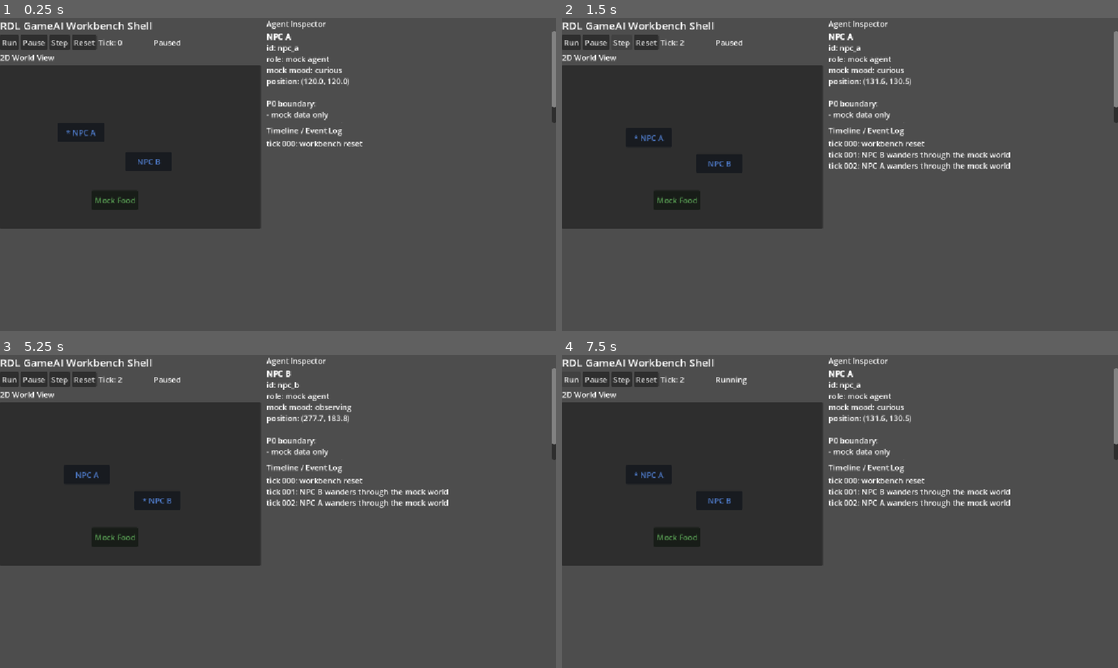
Above: before the commit, frames 1-4 (two rows, left to right).
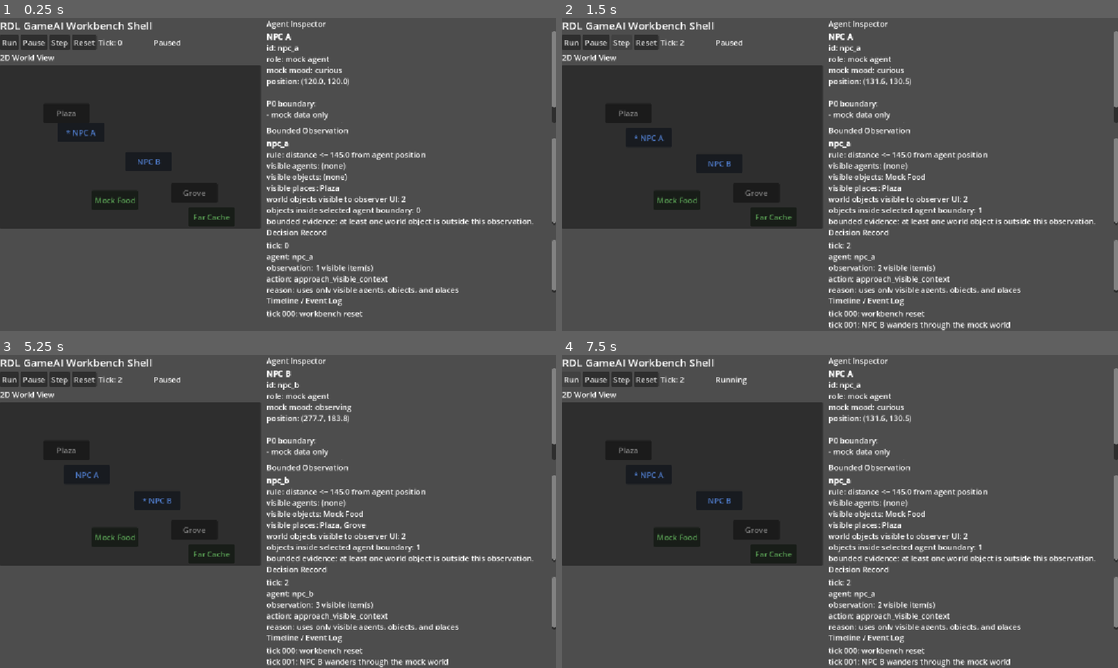
Above: after the commit, the same moments.

Repository: RDL-Labs/RDL_GameAI_Lab
Game: Godot game, scene res://scenes/main.tscn
Same seed, same stepped clock (60 frames per second), same inputs: the game is played once before the commit and once after it.
Inputs (mouse positions are in pixels of both pictures, inside the frame that each line leads up to):
- Up to frame 1 (0.25 s): no input
- Up to frame 2 (1.5 s): click "Run" at 0.5 s; click "Step" at 1.25 s
- Up to frame 3 (5.25 s): click "Mock Food" at 2 s; click (66, 448) at 2.75 s, where only the run after the commit has a clickable "Plaza"; click "* NPC A" at 3.5 s; click (194, 530) at 4.25 s, where only the run after the commit has a clickable "Grove"; click "NPC B" at 5 s
- Up to frame 4 (7.5 s): click "NPC A" at 5.75 s; click (773, 555) at 6.5 s, where only the run after the commit has a clickable "Far Cache"; click "Run" at 7.25 s

The runs differ from the first frame. In frame 1, 4.1% of the frame differs, in the area x 10-100%, y 29-96%; in frame 2, 4.8%; in frame 3, 4.8%, in the area x 10-100%, y 29-100%; in frame 4, 4.8%.

Commit message:
Show bounded observation in workbench

Diff:
--- a/godot/rdl-game-ai-workbench/scripts/workbench_main.gd
+++ b/godot/rdl-game-ai-workbench/scripts/workbench_main.gd
@@ -13,6 +13,8 @@
 var status_label
 var world_panel
 var inspector_text
+var observation_text
+var decision_text
 var timeline_text
 var tick_timer
 
@@ -98,6 +100,28 @@
 	inspector_text.size_flags_horizontal = Control.SIZE_EXPAND_FILL
 	right.add_child(inspector_text)
 
+	var observation_title = Label.new()
+	observation_title.text = "Bounded Observation"
+	observation_title.add_theme_font_size_override("font_size", 16)
+	right.add_child(observation_title)
+
+	observation_text = RichTextLabel.new()
+	observation_text.name = "BoundedObservation"
+	observation_text.custom_minimum_size = Vector2(360, 180)
+	observation_text.size_flags_horizontal = Control.SIZE_EXPAND_FILL
+	right.add_child(observation_text)
+
+	var decision_title = Label.new()
+	decision_title.text = "Decision Record"
+	decision_title.add_theme_font_size_override("font_size", 16)
+	right.add_child(decision_title)
+
+	decision_text = RichTextLabel.new()
+	decision_text.name = "DecisionRecord"
+	decision_text.custom_minimum_size = Vector2(360, 110)
+	decision_text.size_flags_horizontal = Control.SIZE_EXPAND_FILL
+	right.add_child(decision_text)
+
 	var timeline_title = Label.new()
 	timeline_title.text = "Timeline / Event Log"
 	timeline_title.add_theme_font_size_override("font_size", 16)
@@ -105,7 +129,7 @@
 
 	timeline_text = RichTextLabel.new()
 	timeline_text.name = "Timeline"
-	timeline_text.custom_minimum_size = Vector2(360, 360)
+	timeline_text.custom_minimum_size = Vector2(360, 250)
 	timeline_text.size_flags_horizontal = Control.SIZE_EXPAND_FILL
 	timeline_text.size_flags_vertical = Control.SIZE_EXPAND_FILL
 	right.add_child(timeline_text)
@@ -156,6 +180,8 @@
 	_refresh_status()
 	_refresh_world(state)
 	_refresh_inspector()
+	_refresh_observation(state)
+	_refresh_decision()
 	_refresh_timeline(state)
 
 func _refresh_status():
@@ -169,7 +195,11 @@
 		child.queue_free()
 	entity_buttons.clear()
 
-	_add_entity_button(state["food"], Color(0.38, 0.68, 0.36), false)
+	for place in state["places"]:
+		_add_entity_button(place, Color(0.55, 0.55, 0.55), false)
+
+	for object_data in state["objects"]:
+		_add_entity_button(object_data, Color(0.38, 0.68, 0.36), false)
 
 	for agent in state["agents"]:
 		_add_entity_button(agent, Color(0.35, 0.55, 0.9), true)
@@ -206,7 +236,49 @@
 	inspector_text.append_text("- no Python connection\n")
 	inspector_text.append_text("- no RDL semantic logic yet\n")
 
+func _refresh_observation(state):
+	var observation = state_provider.get_observation(selected_agent_id)
+	if observation.is_empty():
+		observation_text.text = "No bounded observation available."
+		return
+
+	var world_object_count = state["objects"].size()
+	var visible_object_count = observation["visible_objects"].size()
+	observation_text.text = ""
+	observation_text.append_text("[b]%s[/b]\n" % selected_agent_id)
+	observation_text.append_text("rule: %s\n" % observation["perception_rule"])
+	observation_text.append_text("visible agents: %s\n" % _labels_for(observation["visible_agents"]))
+	observation_text.append_text("visible objects: %s\n" % _labels_for(observation["visible_objects"]))
+	observation_text.append_text("visible places: %s\n" % _labels_for(observation["visible_places"]))
+	observation_text.append_text("world objects visible to observer UI: %d\n" % world_object_count)
+	observation_text.append_text("objects inside selected agent boundary: %d\n" % visible_object_count)
+	if visible_object_count < world_object_count:
+		observation_text.append_text("bounded evidence: at least one world object is outside this observation.\n")
+
+func _refresh_decision():
+	var decision = state_provider.get_latest_decision(selected_agent_id)
+	if decision.is_empty():
+		decision_text.text = "No decision record available."
+		return
+
+	decision_text.text = ""
+	decision_text.append_text("tick: %d\n" % decision["tick"])
+	decision_text.append_text("agent: %s\n" % decision["agent_id"])
+	decision_text.append_text("observation: %s\n" % decision["observation_summary"])
+	decision_text.append_text("action: %s\n" % decision["chosen_action"])
+	decision_text.append_text("reason: %s\n" % decision["decision_reason"])
+
 func _refresh_timeline(state):
 	timeline_text.text = ""
 	for event in state["events"]:
 		timeline_text.append_text(event + "\n")
+
+func _labels_for(items):
+	if items.is_empty():
+		return "(none)"
+	var text = ""
+	for item in items:
+		if text != "":
+			text += ", "
+		text += item.get("label", item.get("id", "?"))
+	return text
